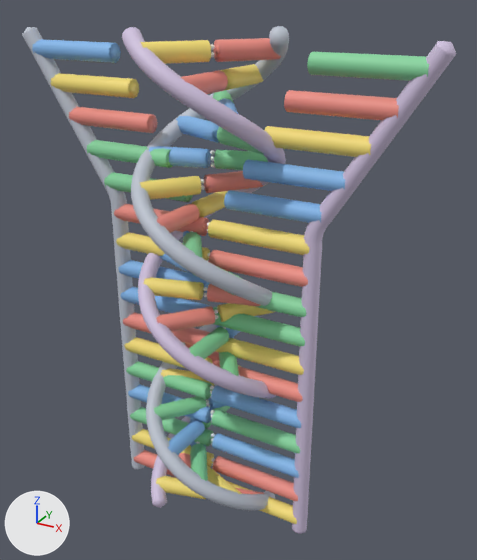
An edit to the glTF model packages/kinetix_3d/assets/viewer3d/models/dna.glb, drawn before and after from the same camera.
The view is the same before and after, from a 50 mm lens placed at (0.0994, -0.1622, 0.0896), pointed at (0.0067, 0.0064, 0.0053). Arrows for +X, +Y and +Z are at lower left; the lights stay in place. The first picture is the older version. Where no turn or scale is listed for an object, it has been applied to the vertices.

The older version as bpy lines, for what is in view:
```python
me_cytosine = bpy.data.meshes.new('cytosine')
me_cytosine.from_pydata(...)  # 260 vertices, 480 faces; spans x -0.019..0.019, y -0.0199..0.0199, z -0.0613..0.0613
me_cytosine.materials.append(mat_cytosine)  # blue #84b8ee
me_guanine = bpy.data.meshes.new('guanine')
me_guanine.from_pydata(...)  # 260 vertices, 480 faces; spans x -0.0196..0.0196, y -0.0205..0.0205, z -0.0613..0.0613
me_guanine.materials.append(mat_guanine)  # green #88d7a0
me_strand_2_l = bpy.data.meshes.new('strand_2_l')
me_strand_2_l.from_pydata(...)  # 2894 vertices, 5784 faces; spans x -0.018..0.018, y -0.003..0.003, z -0.08..0.08
me_strand_2_l.materials.append(mat_strand_2_l)  # pale blue #d4c5e3
ob_cytosine = bpy.data.objects.new('cytosine', me_cytosine)
ob_cytosine.location = (-0.0018, 0.0007, 0.0006)
ob_guanine = bpy.data.objects.new('guanine', me_guanine)
ob_guanine.location = (0.0013, 0.0, 0.0006)
ob_strand_2_l = bpy.data.objects.new('strand_2_l', me_strand_2_l)
ob_strand_2_l.location = (0.0489, 0.0, -0.001)
# also in view: 'strand_1' at (0.0, 0.0, 0.0006); 'strand_2' at (0.0, 0.0, 0.0006); 'thymine_l' at (-0.003, 0.0, -0.0058); 'strand_1_l' at (-0.0489, 0.0, -0.001); 'guanine_l' at (0.0091, 0.0, 0.0089)
```
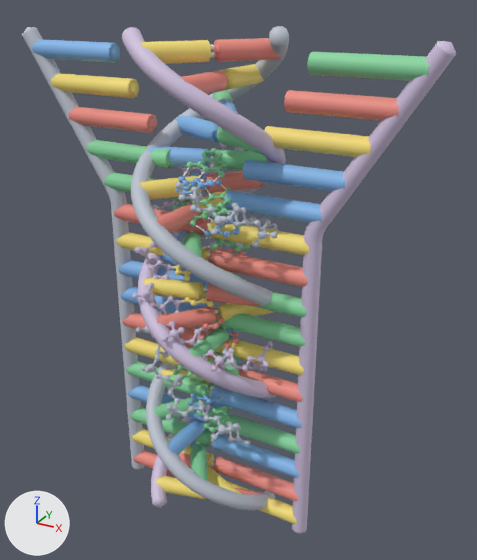
Pixel boxes [x1, y1, x2, y2] of what changed, in the pictures (477 x 560 px):
'strand_1_a', added: after [136, 182, 278, 446]
'strand_2_a', added: after [132, 141, 273, 372]
'guanine_a', added: after [172, 148, 250, 433]
'cytosine_a', added: after [174, 172, 243, 408]
'adenine_a', added: after [202, 246, 245, 349]
'thymine_a', added: after [173, 265, 213, 307]
'h_bonds_a', added: after [183, 167, 230, 412]

The change, as a diff of the scene's bpy script:
```diff
--- a/packages/kinetix_3d/assets/viewer3d/models/dna.glb.py
+++ b/packages/kinetix_3d/assets/viewer3d/models/dna.glb.py
@@ ob_h_bonds_a @@
+ob_h_bonds_a = bpy.data.objects.new('h_bonds_a', me_h_bonds_a)  # 1302 vertices, 2232 faces; spans x -0.0074..0.0074, y -0.0083..0.0083, z -0.043..0.043; in mat_h_bonds_a (white #fafafa)
+ob_h_bonds_a.location = (0.0003, -0.0012, 0.0)
@@ ob_cytosine_a @@
+ob_cytosine_a = bpy.data.objects.new('cytosine_a', me_cytosine_a)  # 4488 vertices, 8960 faces; spans x -0.012..0.012, y -0.0146..0.0146, z -0.0429..0.0429; in mat_cytosine_a (blue #84b8ee)
+ob_cytosine_a.location = (0.0004, -0.0025, -0.001)
@@ ob_guanine_a @@
+ob_guanine_a = bpy.data.objects.new('guanine_a', me_guanine_a)  # 6320 vertices, 12672 faces; spans x -0.0118..0.0118, y -0.0122..0.0122, z -0.0453..0.0453; in mat_guanine_a (green #88d7a0)
+ob_guanine_a.location = (0.0002, 0.0002, 0.0016)
@@ ob_thymine_a @@
+ob_thymine_a = bpy.data.objects.new('thymine_a', me_thymine_a)  # 2516 vertices, 5024 faces; spans x -0.0095..0.0095, y -0.0133..0.0133, z -0.0122..0.0122; in mat_thymine_a (yellow #f9e278)
+ob_thymine_a.location = (-0.0026, 0.0013, 0.0005)
@@ ob_adenine_a @@
+ob_adenine_a = bpy.data.objects.new('adenine_a', me_adenine_a)  # 2888 vertices, 5792 faces; spans x -0.0093..0.0093, y -0.012..0.012, z -0.0141..0.0141; in mat_adenine_a (pink #f19085)
+ob_adenine_a.location = (0.0021, 0.0015, 0.0007)
@@ ob_strand_2_a @@
+ob_strand_2_a = bpy.data.objects.new('strand_2_a', me_strand_2_a)  # 9251 vertices, 18544 faces; spans x -0.024..0.024, y -0.0248..0.0248, z -0.0496..0.0496; in mat_strand_2_a (pale blue #d4c5e3)
+ob_strand_2_a.location = (-0.0004, 0.0007, 0.0025)
@@ ob_strand_1_a @@
+ob_strand_1_a = bpy.data.objects.new('strand_1_a', me_strand_1_a)  # 9251 vertices, 18544 faces; spans x -0.0257..0.0257, y -0.0258..0.0258, z -0.0449..0.0449; in mat_strand_1_a (pale blue #c0c7d4)
+ob_strand_1_a.location = (0.0004, 0.0, -0.0003)
```
